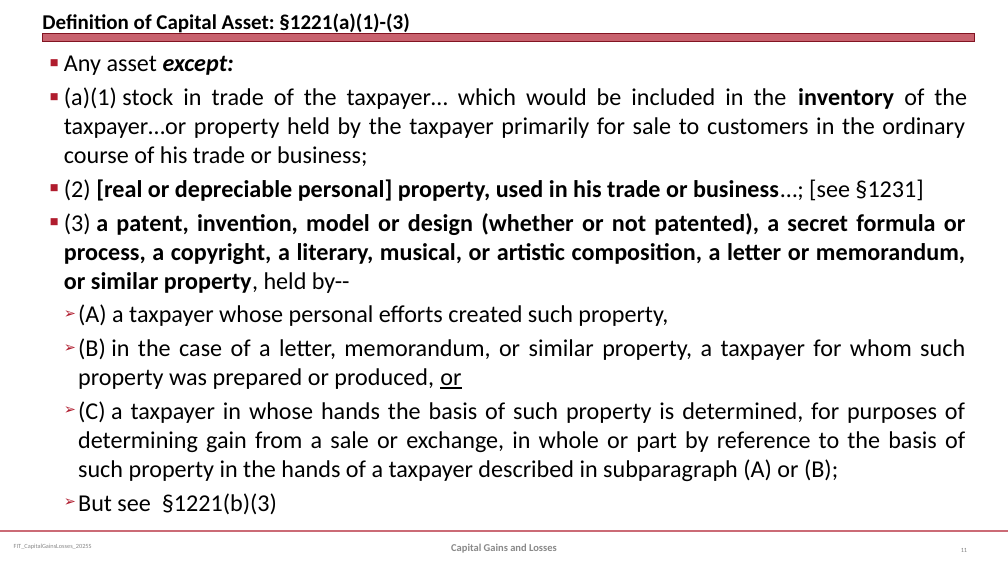
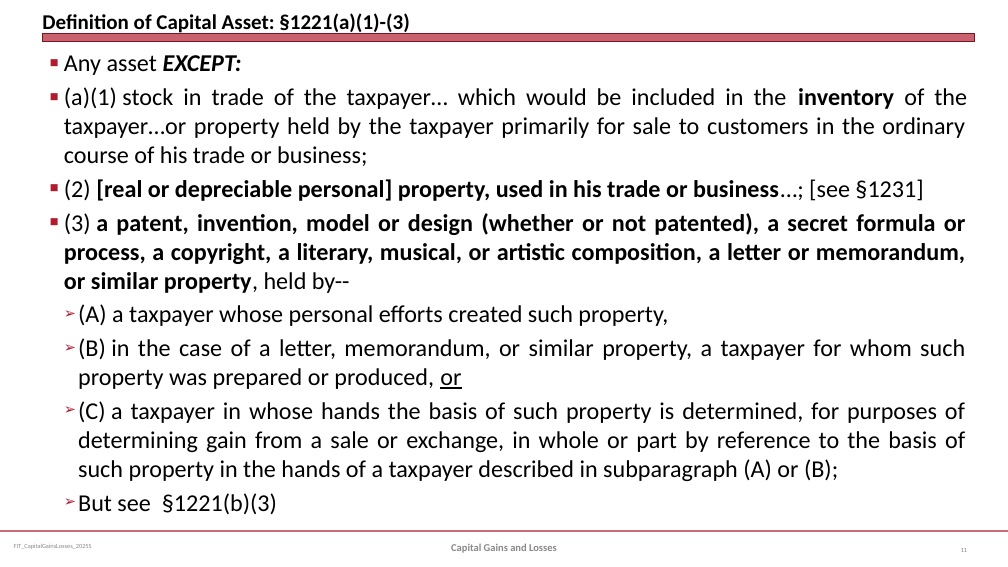
Before and after one commit to jmc877/Fed-Income-Tax, a slide deck: slide 11 of slides/FIT_CapitalGainsLosses_2025S.pptx. Drawn at 1008x567 pixels with LibreOffice and Linux fonts; fonts in the diff are those of the drawing. Boxes give left, top, right and bottom in pixels: in the first picture for what was removed or moved away, otherwise in the second. Text is boxed around its words. In the diff, an @@ line names an element or a change of style, - is before the commit and + after.

```diff
--- a/slides/FIT_CapitalGainsLosses_2025S.pptx
+++ b/slides/FIT_CapitalGainsLosses_2025S.pptx
@@ text at [64, 55, 242, 75]: text changed @@
-■ Any asset except:
+■ Any asset EXCEPT:
```
Also in this commit, not shown: 1 other slide changed, 4 slides added, 20 other files.
